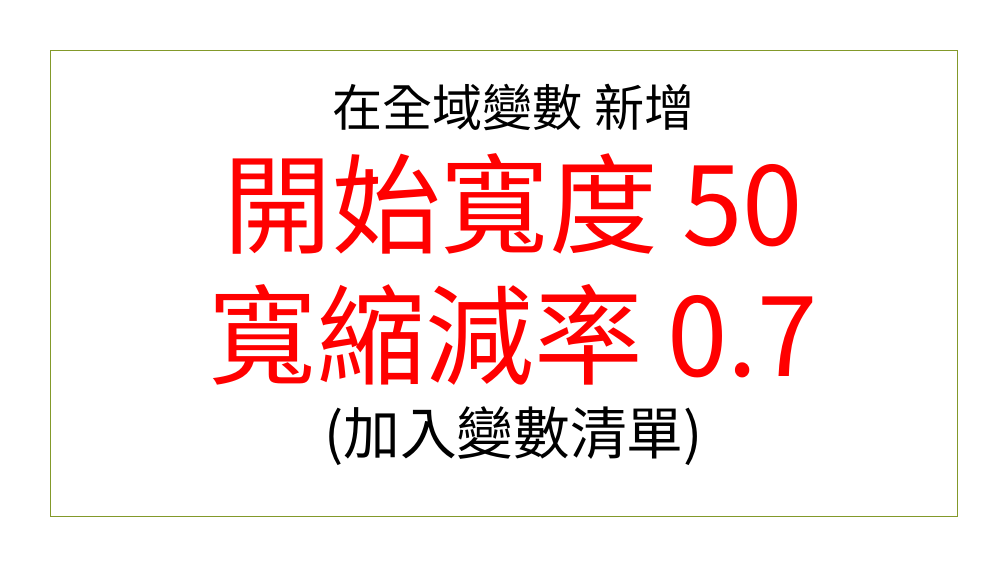
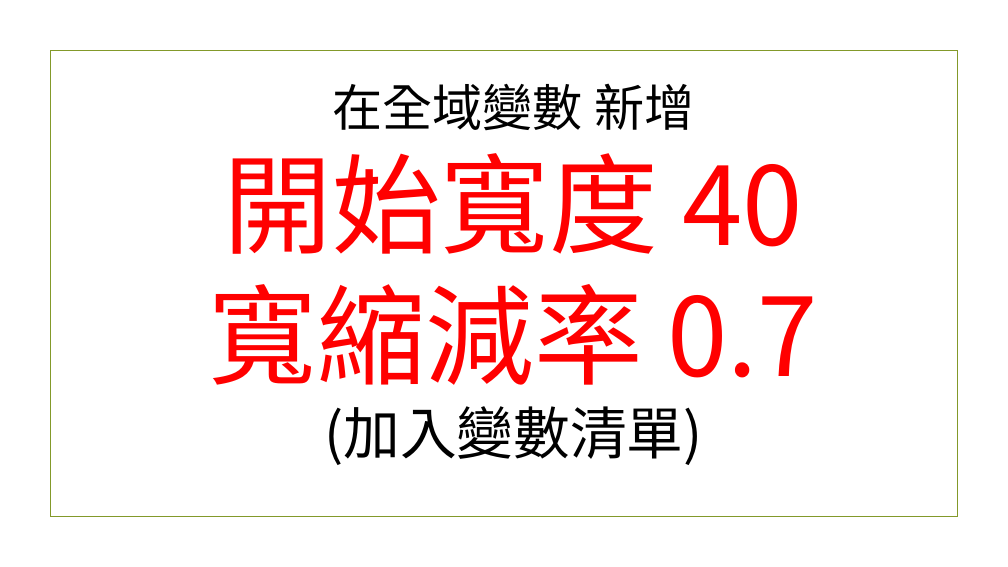
Before and after one commit to beardad1975/py4t, a slide deck: slide 48 of 課程資料/專題-海龜與樹/海龜與樹程式簡報.pptx (slide 45 before the commit). Drawn at 1008x567 pixels with LibreOffice and Linux fonts; fonts in the diff are those of the drawing; background and template pictures are left out. Boxes give left, top, right and bottom in pixels: in the first picture for what was removed or moved away, otherwise in the second. Text is boxed around its words. In the diff, an @@ line names an element or a change of style, - is before the commit and + after.

```diff
--- a/課程資料/專題-海龜與樹/海龜與樹程式簡報.pptx
+++ b/課程資料/專題-海龜與樹/海龜與樹程式簡報.pptx
@@ title at (x1=209, y1=83, x2=818, y2=465): text changed @@
-在全域變數 新增
-開始寬度 50
-寬縮減率 0.7
-(加入變數清單)
+在全域變數 新增
+開始寬度 40
+寬縮減率 0.7
+(加入變數清單)
```
Also in this commit, not shown: 14 other slides changed, 27 slides added, 21 other files.
